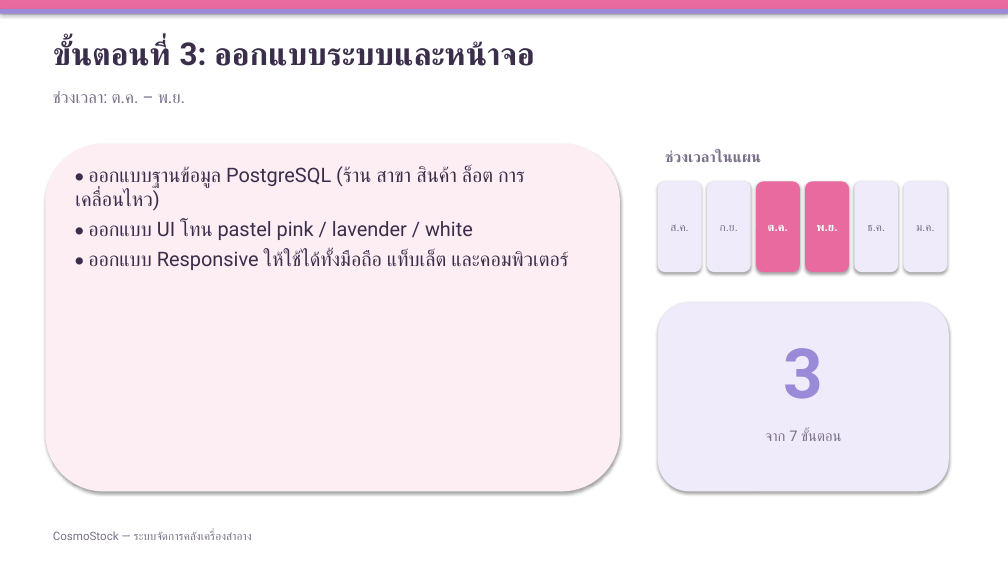
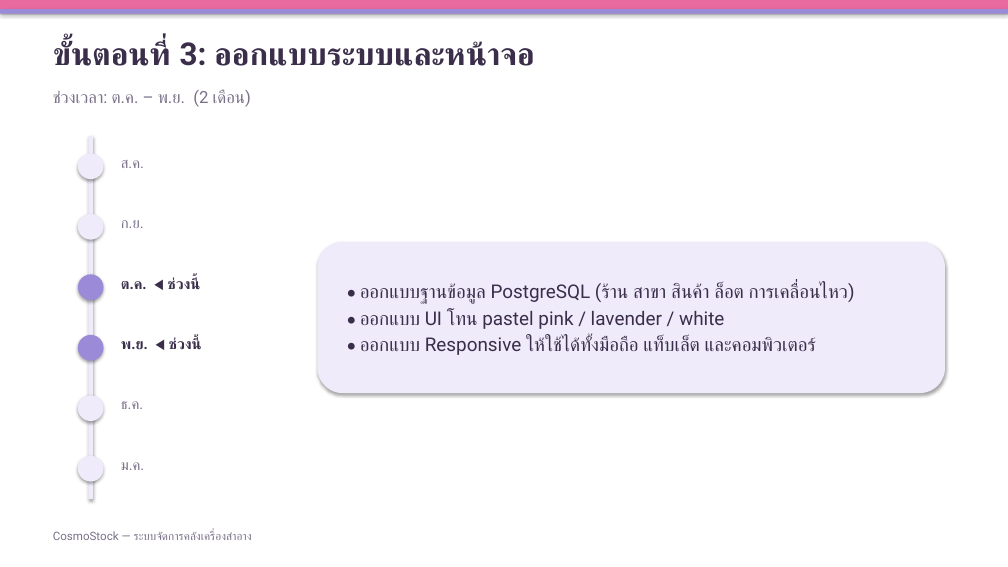
Before and after one commit to chakkrit4456/Cosmo-stock, a slide deck: slide 3 of doc/CosmoStock-ขั้นตอนการดำเนินงาน.pptx. Drawn at 1008x567 pixels with LibreOffice and Linux fonts; fonts in the diff are those of the drawing. Boxes give left, top, right and bottom in pixels: in the first picture for what was removed or moved away, otherwise in the second. Text is boxed around its words. In the diff, an @@ line names an element or a change of style, - is before the commit and + after.

```diff
--- a/doc/CosmoStock-ขั้นตอนการดำเนินงาน.pptx
+++ b/doc/CosmoStock-ขั้นตอนการดำเนินงาน.pptx
@@ text at [53,90,251,107]: text changed @@
-ช่วงเวลา: ต.ค. – พ.ย.
+ช่วงเวลา: ต.ค. – พ.ย. (2 เดือน)
@@ rounded rectangle removed at [45,144,620,492] @@
@@ rectangle added at [88,136,93,499], fill #EFEBFB @@
@@ ellipse added at [78,154,104,179], fill #EFEBFB @@
@@ text "ส.ค.": place and size @@
-text "ส.ค." at [658,181,702,272]
+text "ส.ค." at [121,160,144,168]
@@ text removed at [665,150,761,162] @@
-ช่วงเวลาในแผน
@@ rounded rectangle removed at [756,181,800,272] @@
-ต.ค.
@@ rounded rectangle removed at [805,181,849,272] @@
-พ.ย.
@@ ellipse added at [78,214,104,240], fill #EFEBFB @@
@@ text "ก.ย.": place and size @@
-text "ก.ย." at [707,181,751,272]
+text "ก.ย." at [121,220,144,228]
@@ rounded rectangle "• ออกแบบฐานข้อมูล PostgreSQL (ร้าน สาขา ...": place and size @@
-rounded rectangle "• ออกแบบฐานข้อมูล PostgreSQL (ร้าน สาขา ..." at [75,166,568,270]
+rounded rectangle "• ออกแบบฐานข้อมูล PostgreSQL (ร้าน สาขา ..." at [318,242,945,393]
@@ rounded rectangle "• ออกแบบฐานข้อมูล PostgreSQL (ร้าน สาขา ..." at [318,242,945,393]: size 19 to 18 pt; less space between paragraphs; vertical alignment top to middle; fill none to #EFEBFB; shadow on @@
@@ ellipse added at [78,274,104,300], fill #9B8AD8 @@
@@ text added at [121,277,197,290], 14 pt, text #3A2E4A, bold @@
+ต.ค. ◀ ช่วงนี้
@@ rounded rectangle removed at [658,302,949,492] @@
@@ ellipse added at [78,335,104,361], fill #9B8AD8 @@
@@ text added at [121,337,199,350], 14 pt, text #3A2E4A, bold @@
+พ.ย. ◀ ช่วงนี้
@@ text removed at [783,348,823,399] @@
-3
@@ ellipse added at [78,395,104,421], fill #EFEBFB @@
@@ text "ธ.ค.": place and size @@
-text "ธ.ค." at [854,181,898,272]
+text "ธ.ค." at [121,401,143,409]
@@ text removed at [765,430,841,441] @@
-จาก 7 ขั้นตอน
@@ ellipse added at [78,456,104,482], fill #EFEBFB @@
@@ size 11 to 14 pt; alignment centre to left; more space between paragraphs; vertical alignment middle to top; fill #EFEBFB to none; shadow off in 4 elements at [121,220,144,228], [121,160,144,168], [121,401,143,409], [121,462,145,470] @@
@@ text "ม.ค.": place and size @@
-text "ม.ค." at [904,181,948,272]
+text "ม.ค." at [121,462,145,470]
```
Also in this commit, not shown: 6 other slides changed.
